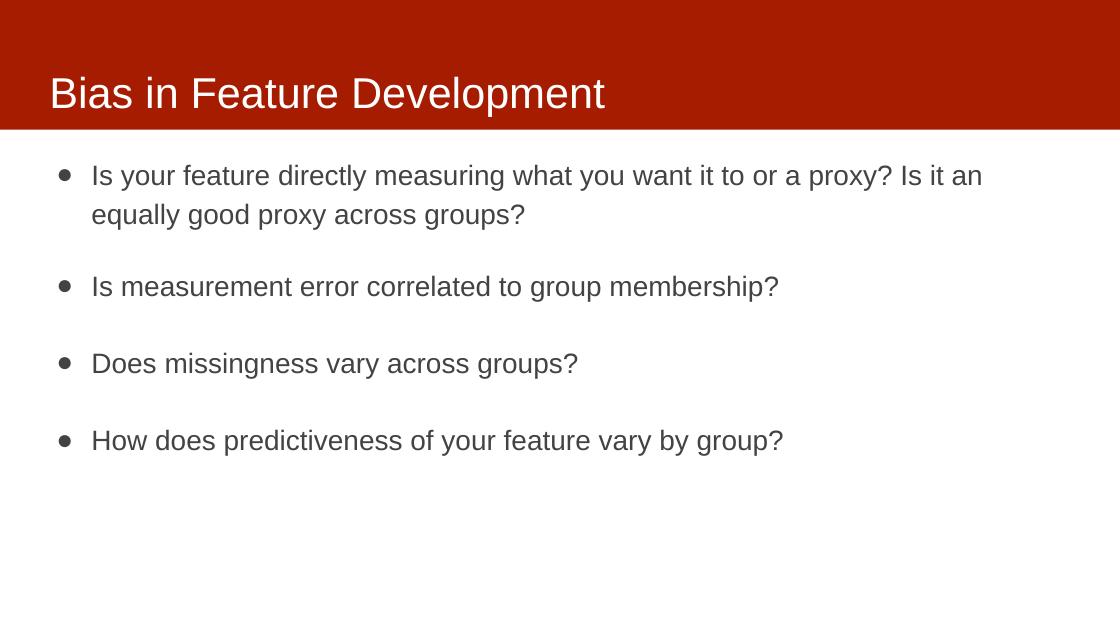
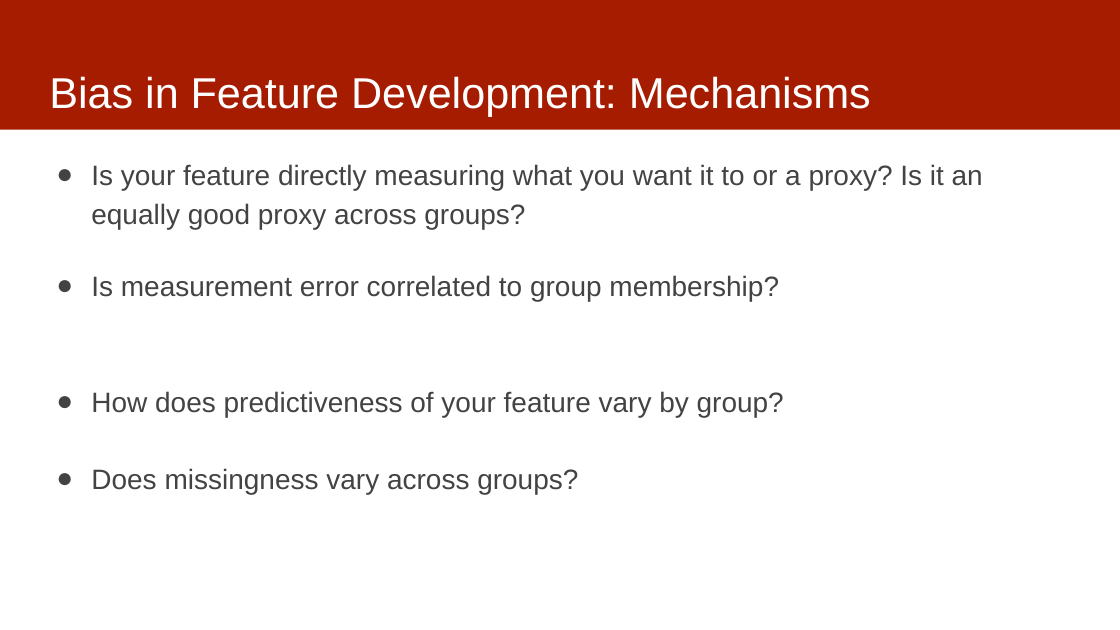
Before and after one commit to dssg/mlforpublicpolicylab, a slide deck: slide 10 of 07 - Features/features-and-imputation.pptx (slide 6 before the commit). Drawn at 1120x630 pixels with LibreOffice and Linux fonts; fonts in the diff are those of the drawing. Boxes give left, top, right and bottom in pixels: in the first picture for what was removed or moved away, otherwise in the second. Text is boxed around its words. In the diff, an @@ line names an element or a change of style, - is before the commit and + after.

Commit message:
updates to features slides

```diff
--- a/07 - Features/features-and-imputation.pptx
+++ b/07 - Features/features-and-imputation.pptx
@@ title at (49,76,871,117): text changed @@
-Bias in Feature Development
+Bias in Feature Development: Mechanisms
@@ text at (91,391,784,417): paragraph added @@
+● How does predictiveness of your feature vary by group?
@@ text at (91,429,784,455): paragraph removed @@
-● How does predictiveness of your feature vary by group?
```
Also in this commit, not shown: 8 other slides changed, 9 slides added.
